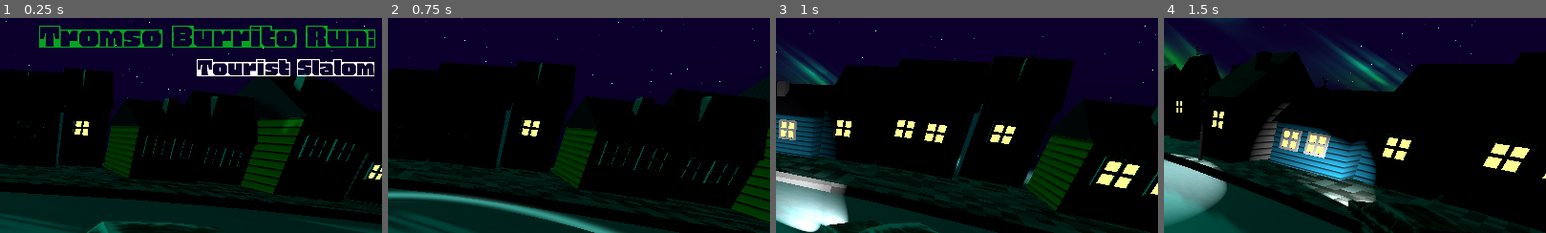
Above: before the commit, frames 1-4 (left to right).
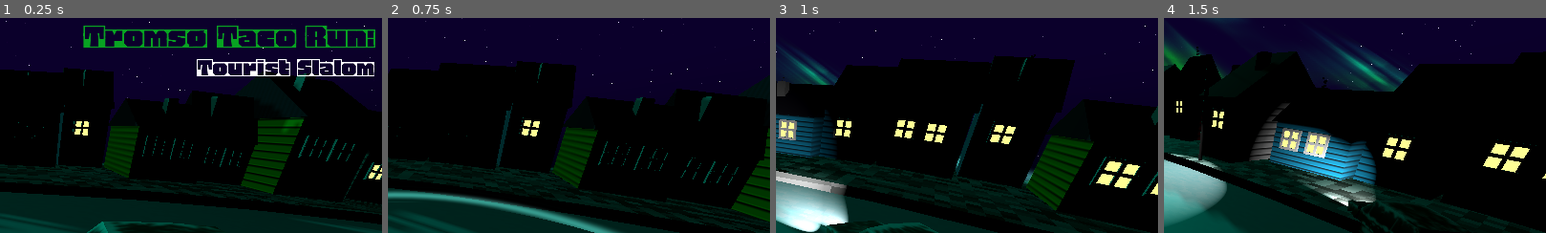
Above: after the commit, the same moments.

Repository: bjornarprytz/waves
Game: Godot game, scene res://main.tscn
Two runs of this game, one before a commit and one after it. Both use one fixed random seed, a clock stepped at 60 frames per second and the inputs below.
Inputs (mouse positions are % of the whole screen's width and height, from its top left):
- Up to frame 1 (0.25 s): no input
- Up to frame 2 (0.75 s): tap Enter at 0.5 s; move the mouse to (72, 45) at 0.52 s; hold D (steer_right) from 0.53 s (still down); hold Space (honk) from 0.53 s (still down); click (72, 45) at 0.67 s
- Up to frame 3 (1 s): keep holding D (steer_right); keep holding Space (honk)
- Up to frame 4 (1.5 s): release D (steer_right) at 1.25 s; release Space (honk) at 1.25 s; drag from (30, 55) to (45, 70) at 1.27 s
The pictures show only the part of the screen within x 48-98%, y 3-53%; the shares and areas given below are measured in that part.

The runs differ from the first frame. In frame 1, 2.7% of the frame differs, in the area x 10-98%, y 3-14%; in frame 2, nothing differs; in frame 3, nothing differs; in frame 4, nothing differs.

Commit message:
wip actions

Diff:
--- a/src/main.tscn
+++ b/src/main.tscn
@@ -171,14 +171,14 @@
 [node name="Title" type="RichTextLabel" parent="CanvasLayer/MarginContainer/Control/GameTitle"]
 modulate = Color(0.03137255, 0.6392157, 0.13333334, 1)
 layout_mode = 0
-offset_left = 669.0
+offset_left = 706.0
 offset_top = 6.0
-offset_right = 1795.0
+offset_right = 1832.0
 offset_bottom = 163.0
 scale = Vector2(0.5, 0.5)
 theme_override_fonts/normal_font = ExtResource("7_cegan")
 theme_override_font_sizes/normal_font_size = 128
-text = "Tromsø Burrito Run:"
+text = "Tromsø Taco Run:"
 fit_content = true
 autowrap_mode = 0
 horizontal_alignment = 1
Not shown, changed: .github/workflows/build-and-publish.yml
Not shown, removed: .github/workflows/push-to-itch.yml
